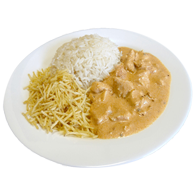
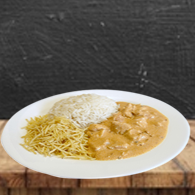
The second 195 x 195 image is a revision of the first. Changes to its layers:
painted on "Camada 2" over 0, 27, 193, 179
added layer "Camada 3" above "Camada 1" over 0, 0, 195, 195
